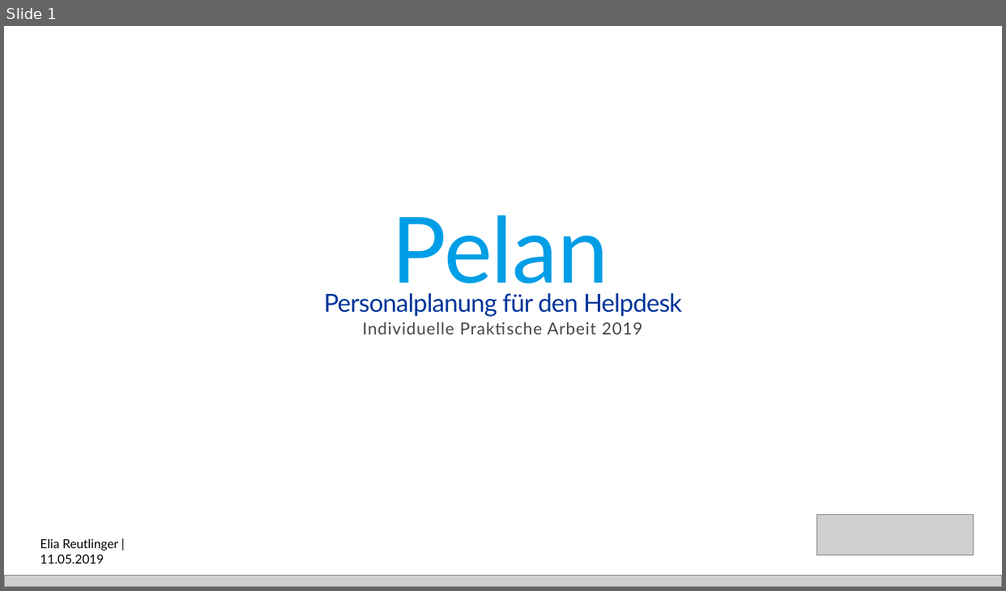
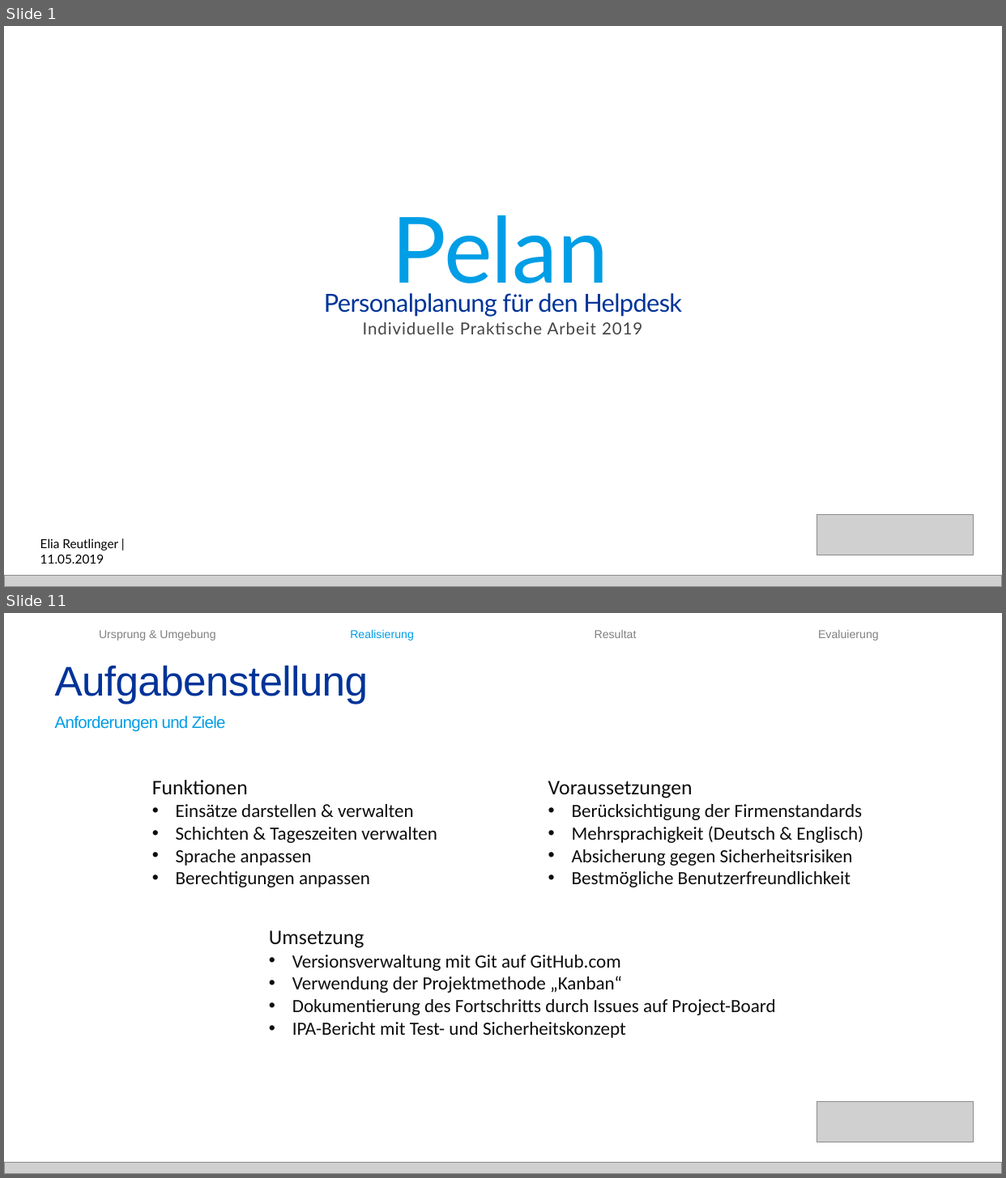
Before and after one commit to baloise/pelan, a slide deck: docs/IPA/Präsentation/Präsentation.pptx. Shown one above the other, each under a label of ours: slide 1 before the commit, slides 1 and 11 after it; the slides between them are not shown. The pictures are 1006x591 and 1006x1178 pixels, drawn with LibreOffice and Linux fonts; fonts in the diff are those of the drawing; grey boxes stand for pictures. Boxes give left, top, right and bottom in pixels: in the first picture for what was removed or moved away, otherwise in the second. Text is boxed around its words. In the diff, an @@ line names an element or a change of style, - is before the commit and + after.

```diff
--- a/docs/IPA/Präsentation/Präsentation.pptx
+++ b/docs/IPA/Präsentation/Präsentation.pptx
@@ slide 11 added at <box>4,613,1002,1174</box>, background #FFFFFF @@
@@ text added at <box>99,630,215,641</box>, 11 pt, text #808080 @@
+Ursprung & Umgebung
@@ text added at <box>350,629,414,641</box>, 11 pt, text #009EE6 @@
+Realisierung
@@ text added at <box>594,630,637,638</box>, 11 pt, text #808080 @@
+Resultat
@@ text added at <box>818,630,879,641</box>, 11 pt, text #808080 @@
+Evaluierung
@@ text added at <box>55,665,368,704</box>, 40 pt, text #003399 @@
+Aufgabenstellung
@@ text added at <box>55,716,226,732</box>, 16 pt, text #009EE6 @@
+Anforderungen und Ziele
@@ text added at <box>152,780,437,888</box>, 18 pt, text #0D0D0D @@
+Funktionen
+• Einsätze darstellen & verwalten
+• Schichten & Tageszeiten verwalten
+• Sprache anpassen
+• Berechtigungen anpassen
@@ text added at <box>548,781,863,888</box>, 18 pt, text #0D0D0D @@
+Voraussetzungen
+• Berücksichtigung der Firmenstandards
+• Mehrsprachigkeit (Deutsch & Englisch)
+• Absicherung gegen Sicherheitsrisiken
+• Bestmögliche Benutzerfreundlichkeit
@@ text added at <box>269,931,775,1038</box>, 18 pt, text #0D0D0D @@
+Umsetzung
+• Versionsverwaltung mit Git auf GitHub.com
+• Verwendung der Projektmethode „Kanban“
+• Dokumentierung des Fortschritts durch Issues auf Project-Board
+• IPA-Bericht mit Test- und Sicherheitskonzept
@@ picture added at <box>817,1102,974,1143</box> @@
@@ picture added at <box>4,1162,1002,1174</box> @@
```
Also in this commit, not shown: 2 slides changed, 12 other slides added, 13 other files.
